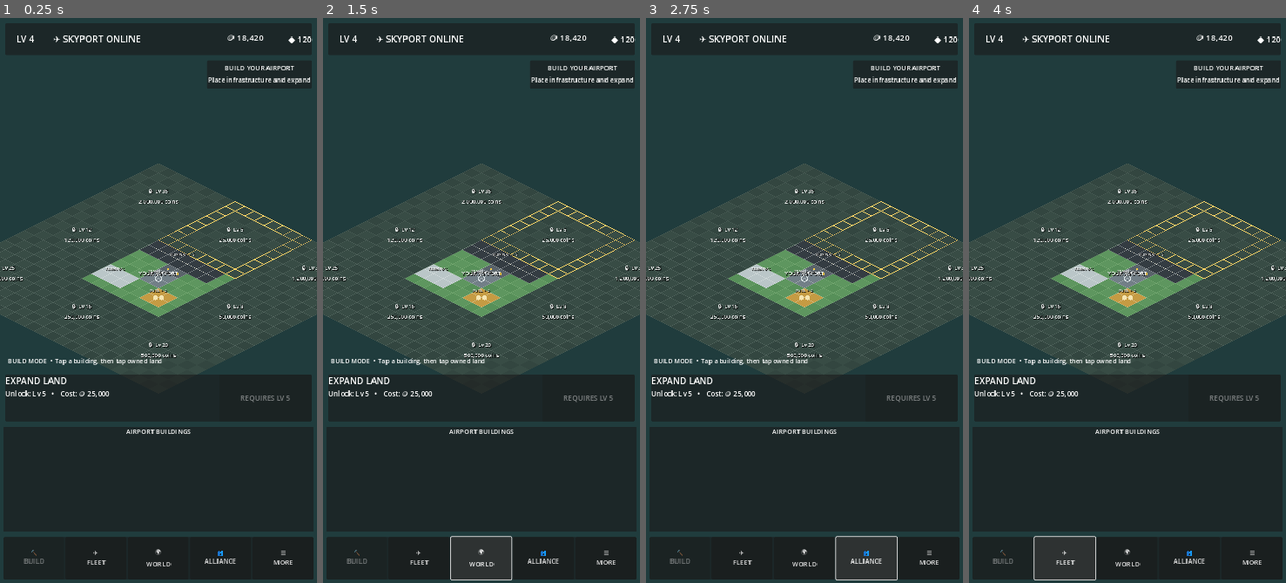
Above: before the commit, frames 1-4 (left to right).
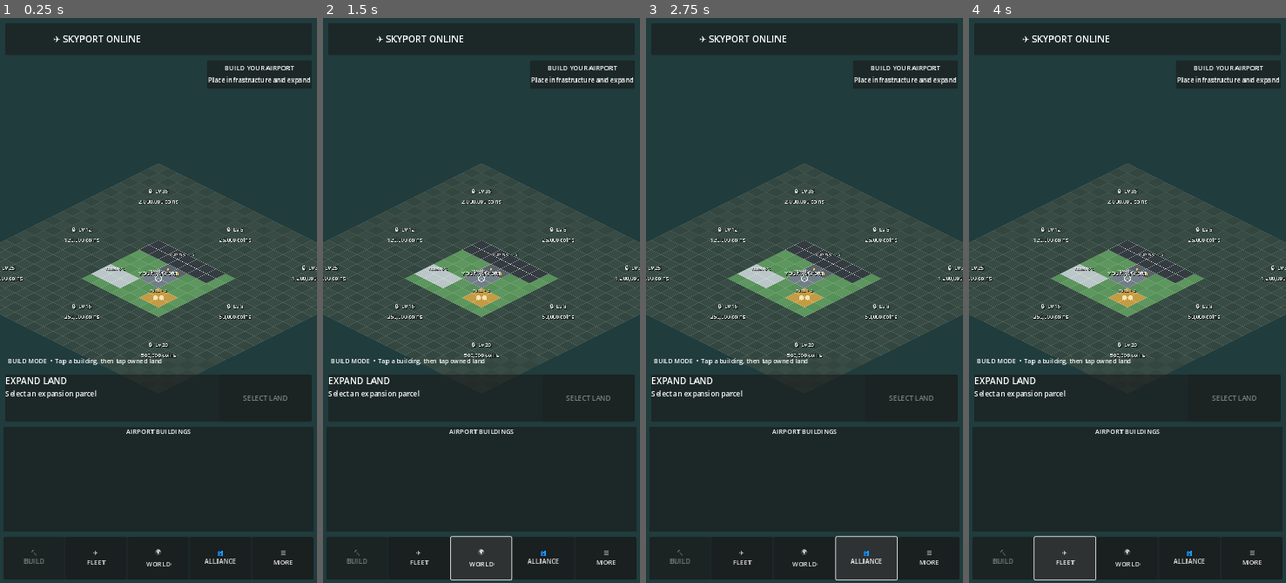
Above: after the commit, the same moments.

Repository: elroynbenjamins/SkyportOnline
Game: Godot game, scene res://src/main/Main.tscn
Same seed, same stepped clock (60 frames per second), same inputs: the game is played once before the commit and once after it.
Inputs:
- Up to frame 1 (0.25 s): no input
- Up to frame 2 (1.5 s): click "✈ FLEET" at 0.5 s; click "🌍 WORLD" at 1.25 s
- Up to frame 3 (2.75 s): click "👥 ALLIANCE" at 2 s
- Up to frame 4 (4 s): click "☰ MORE" at 2.75 s; click "✈ FLEET" at 3.5 s

The runs differ from the first frame. In frame 1, 0.8% of the frame differs, in the area x 1-99%, y 2-69%; in frame 2, 0.8%; in frame 3, 0.8%; in frame 4, 0.8%.
Error after the commit: Parse Error: Cannot infer the type of "status" variable because the value doesn't have a set type. (res://src/main/Main.gd:32)

Commit message:
Wire build selection placement and purchasing

Diff:
--- a/src/main/Main.gd
+++ b/src/main/Main.gd
@@ -8,22 +8,42 @@
 var coins: int = 18420
 var gems: int = 120
 
+var selected_building_id := ""
+var selected_building_rotation := 0
+
 
 func _ready() -> void:
 	camera_controller.world_tapped.connect(_on_world_tapped)
 	airport_grid.parcel_selected.connect(_on_parcel_selected)
+
 	hud.purchase_expansion_requested.connect(_on_purchase_expansion_requested)
+	hud.building_selected.connect(_on_building_selected)
+	hud.rotate_building_requested.connect(_on_rotate_building_requested)
+	hud.confirm_building_requested.connect(_on_confirm_building_requested)
+	hud.cancel_building_requested.connect(_on_cancel_building_requested)
 
+	hud.set_build_catalog(BuildingCatalog.get_menu_definitions())
 	hud.set_player_data(player_level, coins, gems)
 	airport_grid.select_parcel("north")
 
 
 func _on_world_tapped(world_position: Vector2) -> void:
+	if not selected_building_id.is_empty():
+		var status := airport_grid.set_build_preview(
+			selected_building_id,
+			world_position,
+			selected_building_rotation
+		)
+		var definition := BuildingCatalog.get_definition(selected_building_id)
+		hud.show_build_preview(definition, status, player_level, coins)
+		return
+
 	airport_grid.select_world_position(world_position)
 
 
 func _on_parcel_selected(_parcel_id: String, parcel_data: Dictionary) -> void:
-	hud.show_parcel(parcel_data, player_level, coins)
+	if selected_building_id.is_empty():
+		hud.show_parcel(parcel_data, player_level, coins)
 
 
 func _on_purchase_expansion_requested() -> void:
@@ -41,3 +61,67 @@
 	airport_grid.purchase_selected()
 	hud.set_player_data(player_level, coins, gems)
 	hud.show_parcel(airport_grid.get_selected_parcel(), player_level, coins)
+
+
+func _on_building_selected(building_id: String) -> void:
+	var definition := BuildingCatalog.get_definition(building_id)
+	if definition.is_empty():
+		return
+
+	selected_building_id = building_id
+	selected_building_rotation = 0
+	airport_grid.clear_parcel_selection()
+	airport_grid.clear_build_preview()
+	hud.enter_building_mode(definition)
+	hud.show_build_preview(definition, {}, player_level, coins)
+
+
+func _on_rotate_building_requested() -> void:
+	if selected_building_id.is_empty():
+		return
+
+	var definition := BuildingCatalog.get_definition(selected_building_id)
+	if definition.is_empty() or not bool(definition.get("rotatable", false)):
+		return
+
+	selected_building_rotation = (selected_building_rotation + 1) % 2
+	var status: Dictionary = {}
+	if airport_grid.has_build_preview():
+		status = airport_grid.refresh_build_preview(selected_building_rotation)
+	hud.show_build_preview(definition, status, player_level, coins)
+
+
+func _on_confirm_building_requested() -> void:
+	if selected_building_id.is_empty():
+		return
+
+	var definition := BuildingCatalog.get_definition(selected_building_id)
+	if definition.is_empty():
+		return
+
+	var required_level := int(definition["level"])
+	var cost := int(definition["cost"])
+	var status := airport_grid.get_build_preview_status()
+
+	if player_level < required_level or coins < cost:
+		hud.show_build_preview(definition, status, player_level, coins)
+		return
+
+	if not bool(status.get("valid", false)):
+		hud.show_build_preview(definition, status, player_level, coins)
+		return
+
+	var placed := airport_grid.confirm_build_preview()
+	if placed.is_empty():
+		return
+
+	coins -= cost
+	hud.set_player_data(player_level, coins, gems)
+	hud.show_build_preview(definition, {}, player_level, coins)
+
+
+func _on_cancel_building_requested() -> void:
+	selected_building_id = ""
+	selected_building_rotation = 0
+	airport_grid.clear_build_preview()
+	hud.exit_building_mode()
